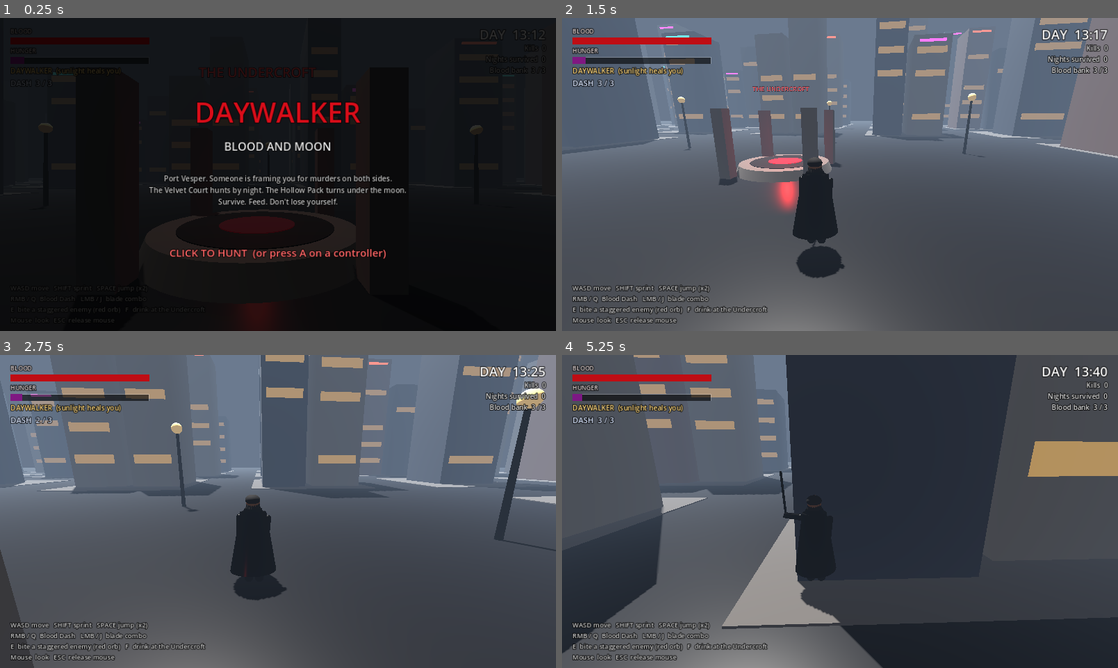
Above: before the commit, frames 1-4 (two rows, left to right).
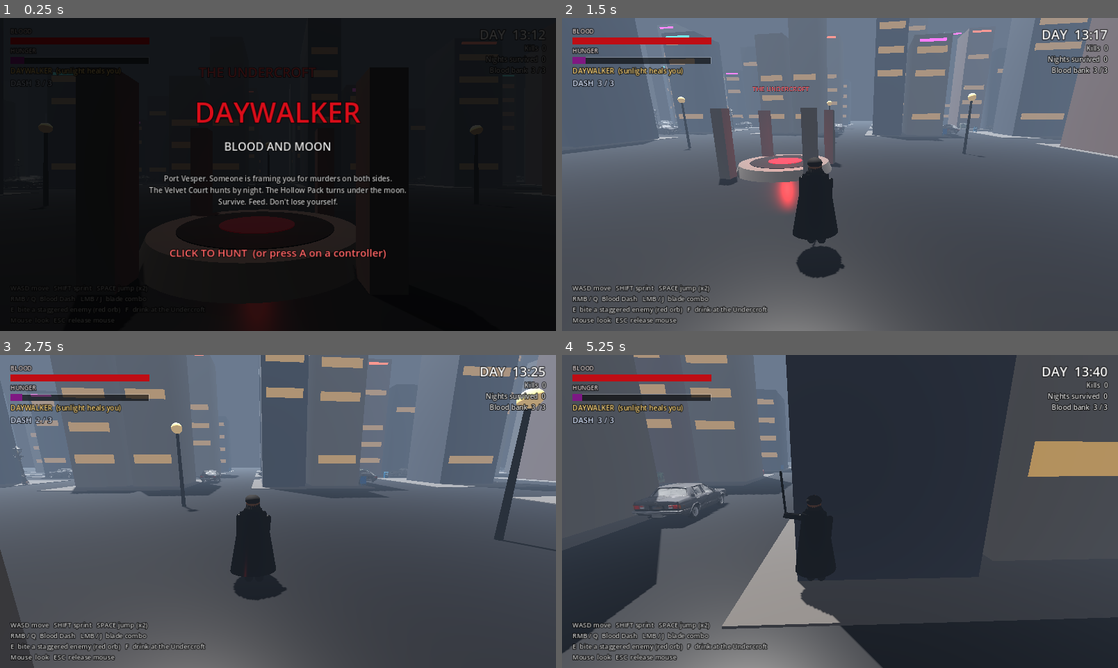
Above: after the commit, the same moments.

Repository: mygoodvibes24/daywalker
Game: Godot game, scene res://scenes/main.tscn
Same seed, same stepped clock (60 frames per second), same inputs: the game is played once before the commit and once after it.
Inputs (mouse positions are in pixels of both pictures, inside the frame that each line leads up to):
- Up to frame 1 (0.25 s): no input
- Up to frame 2 (1.5 s): tap Enter at 0.5 s; move the mouse to (962, 158) at 0.52 s; hold D (move_right) 0.53-1.28 s; hold J (attack) 0.53-1.28 s; click (962, 158) at 0.67 s; tap Space (jump) at 0.77 s; move the mouse to (812, 174) at 1.27 s; hold W (move_forward) from 1.28 s (still down); tap E (bite) at 1.35 s
- Up to frame 3 (2.75 s): keep holding W (move_forward); tap Space (jump) at 1.52 s; move the mouse to (289, 505) at 2.02 s; tap Q (dash) at 2.1 s
- Up to frame 4 (5.25 s): keep holding W (move_forward); move the mouse to (834, 517) at 2.77 s; tap F (drink) at 2.85 s; click (834, 517) at 2.92 s; tap Space (jump) at 3.02, 3.77, 4.52 s; move the mouse to (878, 514) at 3.52 s; hold Shift (sprint) 3.53-4.28 s; move the mouse to (795, 508) at 4.27 s; tap J (attack) at 4.35 s; move the mouse to (845, 511) at 5.02 s; tap E (bite) at 5.1 s; click (845, 511) at 5.17 s

The runs differ from the first frame. In frame 1, less than 0.1% of the frame differs, in the area x 3-5%, y 45-52%; in frame 2, 0.2%; in frame 3, 0.2%; in frame 4, 1.2%, in the area x 12-37%, y 36-56%.

Commit message:
Add generated street props and scatter them through the city
Six text-to-3D props (sedan, dumpster, street lamp, hydrant, news box,
trash pile) in game/assets/props, placed by scripts/props.gd: parked cars
on the kerb, lamps on sidewalk edges, hydrants and news boxes on corners,
dumpsters and trash against building walls. Drawn as MultiMeshes bucketed
into 3x3 culling cells; cars and dumpsters get box colliders on layer 1.

Co-Authored-By: Claude Fable 5.2 <noreply@anthropic.com>
Claude-Session: https://claude.ai/code/session_01RUyHYRzDoEYJZ7JJemQcW9

Diff:
--- a/game/scripts/main.gd
+++ b/game/scripts/main.gd
@@ -5,6 +5,7 @@
 const PlayerScript = preload("res://scripts/player.gd")
 const EnemyScript = preload("res://scripts/enemy.gd")
 const HudScript = preload("res://scripts/hud.gd")
+const PropsScript = preload("res://scripts/props.gd")
 
 const DAY_LENGTH := 240.0 # seconds for one full day/night cycle
 const LAIR_MAX := 3
@@ -46,6 +47,7 @@
 	_build_environment()
 	_build_city()
 	_build_lair()
+	PropsScript.scatter(self, rng)
 	_bake_navigation()
 	enemies_root = Node3D.new()
 	enemies_root.name = "Enemies"
--- /dev/null
+++ b/game/scripts/props.gd
@@ -0,0 +1,451 @@
+extends RefCounted
+## Street props for Port Vesper: parked sedans, dumpsters, cast-iron lamps,
+## hydrants, news boxes and trash piles, scattered around the city blocks.
+##
+## Self-contained: it reads the building colliders that already exist under
+## `parent` (any StaticBody3D with a box/cylinder shape) and places props in the
+## free space around them. Each GLB is loaded once and drawn with one
+## MultiMeshInstance3D per prop mesh (materials kept), so the whole set costs a
+## handful of draw calls instead of hundreds of scene instances.
+
+const DIR := "res://assets/props/"
+const GRID := 20.0
+const HALF_BLOCK := 6.5 # sidewalk squares are 13 x 13 m
+const WALK_Y := 0.06 # sidewalk slab height
+const WORLD := 80.0
+const CELL := 160.0 / 3.0 # 3 x 3 culling cells over the +-80 m city
+
+## size: real-world target for `measure` ("long" = longest horizontal side, "height").
+const SPECS := {
+	"sedan": {"size": 5.2, "measure": "long", "shadow": true},
+	"dumpster": {"size": 1.8, "measure": "long", "shadow": true},
+	"street_lamp": {"size": 4.5, "measure": "height", "shadow": true},
+	"hydrant": {"size": 0.8, "measure": "height", "shadow": false},
+	"news_box": {"size": 1.1, "measure": "height", "shadow": false},
+	"trash_pile": {"size": 1.0, "measure": "long", "shadow": false},
+}
+
+## Keep colliders out of these XZ rects (the smoke test walks Sol onto the
+## sidewalk at x 20..29, z 22) and keep the cathedral plaza clear.
+const NO_COLLIDER_ZONES := [Rect2(12.0, 17.0, 22.0, 10.0)]
+const PLAZA := Rect2(-20.0, -20.0, 40.0, 40.0)
+
+
+static func scatter(parent: Node3D, rng: RandomNumberGenerator) -> void:
+	var props := {}
+	for name in SPECS:
+		var p := _load_prop(name)
+		if not p.is_empty():
+			props[name] = p
+	if props.is_empty():
+		return
+	var root := Node3D.new()
+	root.name = "Props"
+	parent.add_child(root)
+
+	var obstacles := _collect_obstacles(parent) # Array[Rect2] (XZ) of buildings etc.
+	var taken: Array[Rect2] = [] # footprints of props placed so far
+	var placed := {} # name -> Array[Transform3D]
+	for name in props:
+		placed[name] = []
+	var colliders: Array = [] # [Vector3 size, Transform3D]
+
+	var blocks: Array[Vector2] = []
+	for i in range(-4, 4):
+		for j in range(-4, 4):
+			var c := Vector2(i * GRID + GRID * 0.5, j * GRID + GRID * 0.5)
+			if absf(c.x) < GRID and absf(c.y) < GRID:
+				continue # cathedral plaza
+			blocks.append(c)
+
+	for c in blocks:
+		var block_obs := _obstacles_in_block(obstacles, c)
+		# --- parked sedans: only on the +x / +z kerb of each block, so a street
+		# segment never has cars on both sides (>= 4.9 m of open road remains).
+		if props.has("sedan"):
+			for side in [Vector2(1, 0), Vector2(0, 1)]:
+				if rng.randf() > 0.35:
+					continue
+				_try_car(props.sedan, c, side, rng, obstacles, taken, placed.sedan, colliders)
+		# --- one street lamp per block on the sidewalk edge (a row along each +x kerb)
+		if props.has("street_lamp"):
+			var pos := _edge_point(c, Vector2(1, 0), rng.randf_range(-2.5, 2.5), 0.45)
+			if not _try_place(props.street_lamp, pos, 0.0, obstacles, taken, placed.street_lamp, 0.15):
+				_try_place(props.street_lamp, _edge_point(c, Vector2(0, -1), rng.randf_range(-2.5, 2.5), 0.45), 0.0, obstacles, taken, placed.street_lamp, 0.15)
+		# --- hydrant and news box on two random corners
+		var corners := [Vector2(1, 1), Vector2(-1, 1), Vector2(1, -1), Vector2(-1, -1)]
+		_shuffle(corners, rng)
+		if props.has("hydrant") and rng.randf() < 0.45:
+			var k: Vector2 = corners[0]
+			var pos := Vector3(c.x + k.x * (HALF_BLOCK - 1.6), WALK_Y, c.y + k.y * (HALF_BLOCK - 0.5))
+			_try_place(props.hydrant, pos, rng.randf() * TAU, obstacles, taken, placed.hydrant, 0.1)
+		if props.has("news_box") and rng.randf() < 0.4:
+			var k: Vector2 = corners[1]
+			var pos := Vector3(c.x + k.x * (HALF_BLOCK - 0.55), WALK_Y, c.y + k.y * (HALF_BLOCK - 1.8))
+			# face the street it stands beside (x side)
+			var yaw := PI * 0.5 if k.x > 0.0 else -PI * 0.5
+			_try_place(props.news_box, pos, yaw, obstacles, taken, placed.news_box, 0.1)
+		# --- dumpsters and trash against building walls / in the gaps between them
+		if props.has("dumpster") and rng.randf() < 0.55:
+			_try_against_wall(props.dumpster, c, block_obs, rng, obstacles, taken, placed.dumpster, colliders, true)
+		if props.has("trash_pile"):
+			for n in rng.randi_range(0, 2):
+				_try_against_wall(props.trash_pile, c, block_obs, rng, obstacles, taken, placed.trash_pile, colliders, false)
+
+	var lamp_meshes: Array[Mesh] = []
+	for name in props:
+		var used := _build_multimesh(root, name, props[name], placed[name])
+		if name == "street_lamp":
+			lamp_meshes = used
+	_build_colliders(root, colliders)
+	if props.has("street_lamp"):
+		_add_lamp_lights(root, parent, props.street_lamp, placed.street_lamp, lamp_meshes)
+
+
+# ---------------------------------------------------------------- loading
+## Returns {meshes: [[Mesh, Transform3D]], size: Vector3} with the transforms
+## normalised to real-world size, centred on x/z and with the base at y = 0.
+static func _load_prop(name: String) -> Dictionary:
+	var path: String = DIR + name + ".glb"
+	if not ResourceLoader.exists(path):
+		return {}
+	var scene := load(path) as PackedScene
+	if scene == null:
+		return {}
+	var inst := scene.instantiate()
+	var found: Array = []
+	_collect_meshes(inst, Transform3D.IDENTITY, found)
+	inst.free()
+	if found.is_empty():
+		return {}
+	var box := AABB()
+	for k in found.size():
+		var b: AABB = found[k][1] * (found[k][0] as Mesh).get_aabb()
+		box = b if k == 0 else box.merge(b)
+	var spec: Dictionary = SPECS[name]
+	var measure := box.size.y if spec.measure == "height" else maxf(box.size.x, box.size.z)
+	var s: float = spec.size / maxf(measure, 0.0001)
+	var basis := Basis.IDENTITY
+	# the sedan and dumpster read their length along z, so a yaw of 0 points along z
+	if spec.measure == "long" and box.size.x > box.size.z:
+		basis = Basis(Vector3.UP, PI * 0.5)
+	var centre := box.get_center()
+	var norm := Transform3D(basis.scaled(Vector3(s, s, s)), Vector3.ZERO)
+	norm.origin = -(norm.basis * Vector3(centre.x, box.position.y, centre.z))
+	var meshes: Array = []
+	for f in found:
+		meshes.append([f[0], norm * f[1]])
+	var size := (basis * box.size).abs() * s
+	return {"meshes": meshes, "size": size}
+
+
+static func _collect_meshes(n: Node, xf: Transform3D, out: Array) -> void:
+	var t := xf
+	if n is Node3D:
+		t = xf * (n as Node3D).transform
+	if n is MeshInstance3D and (n as MeshInstance3D).mesh != null:
+		var mi := n as MeshInstance3D
+		var mesh: Mesh = mi.mesh
+		# bake per-instance surface overrides into a copy of the mesh
+		var overridden := false
+		for si in mesh.get_surface_count():
+			if mi.get_surface_override_material(si) != null:
+				overridden = true
+		if overridden:
+			mesh = mesh.duplicate()
+			for si in mesh.get_surface_count():
+				var m := mi.get_surface_override_material(si)
+				if m != null:
+					mesh.surface_set_material(si, m)
+		out.append([mesh, t])
+	for c in n.get_children():
+		_collect_meshes(c, t, out)
+
+
+# ---------------------------------------------------------------- obstacles
+static func _collect_obstacles(parent: Node) -> Array[Rect2]:
+	var out: Array[Rect2] = []
+	var stack: Array[Node] = [parent]
+	while not stack.is_empty():
+		var n: Node = stack.pop_back()
+		for c in n.get_children():
+			stack.append(c)
+		if not (n is CollisionShape3D) or not (n.get_parent() is StaticBody3D):
+			continue
+		var cs := n as CollisionShape3D
+		var local := AABB()
+		if cs.shape is BoxShape3D:
+			var sz: Vector3 = (cs.shape as BoxShape3D).size
+			local = AABB(-sz * 0.5, sz)
+		elif cs.shape is CylinderShape3D:
+			var cy := cs.shape as CylinderShape3D
+			local = AABB(Vector3(-cy.radius, -cy.height * 0.5, -cy.radius), Vector3(cy.radius * 2.0, cy.height, cy.radius * 2.0))
+		else:
+			continue
+		var g: AABB = cs.global_transform * local
+		if g.end.y <= 0.05: # the ground slab
+			continue
+		if g.size.x > 100.0 or g.size.z > 100.0: # ground / boundary walls
+			continue
+		out.append(Rect2(g.position.x, g.position.z, g.size.x, g.size.z))
+	return out
+
+
+static func _obstacles_in_block(obstacles: Array[Rect2], c: Vector2) -> Array[Rect2]:
+	var block := Rect2(c - Vector2(HALF_BLOCK, HALF_BLOCK), Vector2(HALF_BLOCK, HALF_BLOCK) * 2.0)
+	var out: Array[Rect2] = []
+	for r in obstacles:
+		if block.has_point(r.get_center()):
+			out.append(r)
+	return out
+
+
+static func _footprint(prop: Dictionary, pos: Vector3, yaw: float, grow: float) -> Rect2:
+	var sz: Vector3 = prop.size
+	var b := Basis(Vector3.UP, yaw)
+	var ext: Vector3 = (b * Vector3(sz.x, 0, sz.z)).abs() * 0.5 + Vector3(grow, 0, grow)
+	# abs() of a rotated vector underestimates the extent off-axis; cover both corners
+	var ext2: Vector3 = (b * Vector3(sz.x, 0, -sz.z)).abs() * 0.5 + Vector3(grow, 0, grow)
+	var ex := maxf(ext.x, ext2.x)
+	var ez := maxf(ext.z, ext2.z)
+	return Rect2(pos.x - ex, pos.z - ez, ex * 2.0, ez * 2.0)
+
+
+static func _is_free(rect: Rect2, obstacles: Array[Rect2], taken: Array[Rect2]) -> bool:
+	if absf(rect.get_center().x) > WORLD or absf(rect.get_center().y) > WORLD:
+		return false
+	for r in obstacles:
+		if r.intersects(rect):
+			return false
+	for r in taken:
+		if r.intersects(rect):
+			return false
+	return true
+
+
+static func _collider_allowed(rect: Rect2) -> bool:
+	for z in NO_COLLIDER_ZONES:
+		if (z as Rect2).intersects(rect):
+			return false
+	return not PLAZA.intersects(rect)
+
+
+# ---------------------------------------------------------------- placement
+static func _edge_point(c: Vector2, side: Vector2, along: float, inset: float) -> Vector3:
+	var d := HALF_BLOCK - inset
+	if side.x != 0.0:
+		return Vector3(c.x + side.x * d, WALK_Y, c.y + along)
+	return Vector3(c.x + along, WALK_Y, c.y + side.y * d)
+
+
+static func _try_place(prop: Dictionary, pos: Vector3, yaw: float, obstacles: Array[Rect2], taken: Array[Rect2], out: Array, grow: float) -> bool:
+	var rect := _footprint(prop, pos, yaw, grow)
+	if not _is_free(rect, obstacles, taken):
+		return false
+	taken.append(rect)
+	out.append(Transform3D(Basis(Vector3.UP, yaw), pos))
+	return true
+
+
+static func _try_car(prop: Dictionary, c: Vector2, side: Vector2, rng: RandomNumberGenerator, obstacles: Array[Rect2], taken: Array[Rect2], out: Array, colliders: Array) -> void:
+	var sz: Vector3 = prop.size # length along z
+	var off := HALF_BLOCK + sz.x * 0.5 + 0.12 # just off the kerb, in the street
+	var along := rng.randf_range(-(HALF_BLOCK - sz.z * 0.5 - 0.3), HALF_BLOCK - sz.z * 0.5 - 0.3)
+	var pos: Vector3
+	var yaw: float
+	if side.x != 0.0: # kerb runs along z
+		pos = Vector3(c.x + off, 0.0, c.y + along)
+		yaw = 0.0 if rng.randf() < 0.5 else PI
+	else: # kerb runs along x
+		pos = Vector3(c.x + along, 0.0, c.y + off)
+		yaw = PI * 0.5 if rng.randf() < 0.5 else -PI * 0.5
+	yaw += rng.randf_range(-0.03, 0.03) # nobody parks perfectly straight
+	var rect := _footprint(prop, pos, yaw, 0.1)
+	if not _collider_allowed(rect) or not _is_free(rect, obstacles, taken):
+		return
+	taken.append(rect)
+	var xf := Transform3D(Basis(Vector3.UP, yaw), pos)
+	out.append(xf)
+	colliders.append([Vector3(sz.x * 0.92, sz.y * 0.85, sz.z * 0.95), xf])
+
+
+## Put a prop flat against a random face of a building in this block, inside the sidewalk.
+static func _try_against_wall(prop: Dictionary, c: Vector2, block_obs: Array[Rect2], rng: RandomNumberGenerator, obstacles: Array[Rect2], taken: Array[Rect2], out: Array, colliders: Array, solid: bool) -> void:
+	if block_obs.is_empty():
+		return
+	var sz: Vector3 = prop.size
+	var block := Rect2(c - Vector2(HALF_BLOCK - 0.2, HALF_BLOCK - 0.2), Vector2(HALF_BLOCK - 0.2, HALF_BLOCK - 0.2) * 2.0)
+	for attempt in 8:
+		var b: Rect2 = block_obs[rng.randi() % block_obs.size()]
+		var face := rng.randi() % 4
+		var pos := Vector3.ZERO
+		var yaw := 0.0
+		var depth := sz.x * 0.5 + 0.06 # long side along the wall, back to it
+		match face:
+			0: # +x face
+				pos = Vector3(b.end.x + depth, WALK_Y, rng.randf_range(b.position.y + sz.z * 0.5, b.end.y - sz.z * 0.5))
+				yaw = 0.0
+			1: # -x face
+				pos = Vector3(b.position.x - depth, WALK_Y, rng.randf_range(b.position.y + sz.z * 0.5, b.end.y - sz.z * 0.5))
+				yaw = PI
+			2: # +z face
+				pos = Vector3(rng.randf_range(b.position.x + sz.z * 0.5, b.end.x - sz.z * 0.5), WALK_Y, b.end.y + depth)
+				yaw = PI * 0.5
+			_: # -z face
+				pos = Vector3(rng.randf_range(b.position.x + sz.z * 0.5, b.end.x - sz.z * 0.5), WALK_Y, b.position.y - depth)
+				yaw = -PI * 0.5
+		if not solid:
+			yaw += rng.randf_range(-0.6, 0.6)
+		var rect := _footprint(prop, pos, yaw, 0.03)
+		if not block.encloses(rect):
+			continue
+		if solid and not _collider_allowed(rect):
+			continue
+		if not _is_free(rect, obstacles, taken):
+			continue
+		taken.append(rect)
+		var xf := Transform3D(Basis(Vector3.UP, yaw), pos)
+		out.append(xf)
+		if solid:
+			colliders.append([Vector3(sz.x * 0.95, sz.y, sz.z * 0.95), xf])
+		return
+
+
+static func _shuffle(a: Array, rng: RandomNumberGenerator) -> void:
+	for i in range(a.size() - 1, 0, -1):
+		var j := rng.randi_range(0, i)
+		var t = a[i]
+		a[i] = a[j]
+		a[j] = t
+
+
+# ---------------------------------------------------------------- building
+## Instances are bucketed into a coarse grid of cells (one MultiMeshInstance3D
+## per prop mesh per cell) so off-screen cells are frustum-culled and distant
+## cells drop to the importer's lower LODs instead of drawing every triangle.
+static func _build_multimesh(root: Node3D, name: String, prop: Dictionary, xforms: Array) -> Array[Mesh]:
+	var used: Array[Mesh] = []
+	if xforms.is_empty():
+		return used
+	var spec: Dictionary = SPECS[name]
+	var buckets := {}
+	for xf in xforms:
+		var o: Vector3 = (xf as Transform3D).origin
+		var key := Vector2i(clampi(int(floor((o.x + WORLD) / CELL)), 0, 2), clampi(int(floor((o.z + WORLD) / CELL)), 0, 2))
+		if not buckets.has(key):
+			buckets[key] = []
+		buckets[key].append(xf)
+	for entry in prop.meshes:
+		var mesh: Mesh = entry[0]
+		var local: Transform3D = entry[1]
+		if name == "street_lamp":
+			mesh = _glowing_lamp_mesh(mesh)
+		used.append(mesh)
+		for key in buckets:
+			var list: Array = buckets[key]
+			var mm := MultiMesh.new()
+			mm.transform_format = MultiMesh.TRANSFORM_3D
+			mm.mesh = mesh
+			mm.instance_count = list.size()
+			for k in list.size():
+				mm.set_instance_transform(k, (list[k] as Transform3D) * local)
+			var mmi := MultiMeshInstance3D.new()
+			mmi.name = "%s_%d_%d" % [name.to_pascal_case(), key.x, key.y]
+			mmi.multimesh = mm
+			mmi.cast_shadow = GeometryInstance3D.SHADOW_CASTING_SETTING_ON if spec.shadow else GeometryInstance3D.SHADOW_CASTING_SETTING_OFF
+			if not spec.shadow: # small props vanish into the fog long before the far cells
+				mmi.visibility_range_end = 75.0
+				mmi.visibility_range_end_margin = 5.0
+			root.add_child(mmi)
+	return used
+
+
+## The lamp's lantern glass is the brightest part of its texture, so use the
+## albedo texture as an emission mask: dark iron stays dark, the glass glows.
+static func _glowing_lamp_mesh(src: Mesh) -> Mesh:
+	var mesh: Mesh = src.duplicate()
+	for si in mesh.get_surface_count():
+		var m := mesh.surface_get_material(si) as BaseMaterial3D
+		if m == null:
+			continue
+		m = m.duplicate()
+		m.emission_enabled = true
+		m.emission = Color(1.0, 0.72, 0.4)
+		m.emission_operator = BaseMaterial3D.EMISSION_OP_MULTIPLY
+		m.emission_texture = m.albedo_texture
+		m.emission_energy_multiplier = 0.0
+		mesh.surface_set_material(si, m)
+	return mesh
+
+
+static func _build_colliders(root: Node3D, colliders: Array) -> void:
+	if colliders.is_empty():
+		return
+	var body := StaticBody3D.new()
+	body.name = "PropColliders"
+	body.collision_layer = 1
+	body.collision_mask = 0
+	root.add_child(body)
+	for c in colliders:
+		var size: Vector3 = c[0]
+		var xf: Transform3D = c[1]
+		var shape := BoxShape3D.new()
+		shape.size = size
+		var cs := CollisionShape3D.new()
+		cs.shape = shape
+		cs.transform = Transform3D(xf.basis, xf.origin + Vector3(0, size.y * 0.5, 0))
+		body.add_child(cs)
+
+
+## A real light on the few lamps nearest the plaza; the rest only glow.
+static func _add_lamp_lights(root: Node3D, parent: Node3D, prop: Dictionary, xforms: Array, meshes: Array[Mesh]) -> void:
+	var sorted := xforms.duplicate()
+	sorted.sort_custom(func(a: Transform3D, b: Transform3D) -> bool: return a.origin.length() < b.origin.length())
+	var lights: Array[OmniLight3D] = []
+	var head_y: float = (prop.size as Vector3).y - 0.5
+	for k in mini(3, sorted.size()):
+		var l := OmniLight3D.new()
+		l.position = (sorted[k] as Transform3D).origin + Vector3(0, head_y, 0)
+		l.omni_range = 11.0
+		l.light_color = Color(1.0, 0.72, 0.42)
+		l.shadow_enabled = false
+		root.add_child(l)
+		lights.append(l)
+	var mats: Array[BaseMaterial3D] = []
+	for mesh in meshes:
+		for si in mesh.get_surface_count():
+			var m := mesh.surface_get_material(si) as BaseMaterial3D
+			if m != null:
+				mats.append(m)
+	var driver := LampDriver.new()
+	driver.world = parent
+	driver.lights = lights
+	driver.mats = mats
+	root.add_child(driver)
+
+
+## Follows the day/night cycle of the world node (if it has `daylight()`).
+class LampDriver extends Node:
+	var world: Node
+	var lights: Array[OmniLight3D] = []
+	var mats: Array[BaseMaterial3D] = []
+	var last := -1.0
+
+	func _ready() -> void:
+		_apply()
+
+	func _process(_delta: float) -> void:
+		_apply()
+
+	func _apply() -> void:
+		var night := 1.0
+		if world != null and world.has_method("daylight"):
+			night = 1.0 - clampf(float(world.call("daylight")) * 2.0, 0.0, 1.0)
+		if absf(night - last) < 0.01:
+			return
+		last = night
+		for m in mats:
+			m.emission_energy_multiplier = night * 3.0
+		for l in lights:
+			l.light_energy = night * 1.8
+			l.visible = night > 0.02
Binary file added: game/assets/props/dumpster.glb
Not shown, added: game/assets/props/dumpster.glb.import
Binary file added: game/assets/props/dumpster_Color_09450469-8886-4346-9ece-2f4f6c4220cc.jpg
Not shown, added: game/assets/props/dumpster_Color_09450469-8886-4346-9ece-2f4f6c4220cc.jpg.import
Binary file added: game/assets/props/dumpster_NormalGL_09450469-8886-4346-9ece-2f4f6c4220cc.png
Not shown, added: game/assets/props/dumpster_NormalGL_09450469-8886-4346-9ece-2f4f6c4220cc.png.import
Binary file added: game/assets/props/dumpster_ORM_09450469-8886-4346-9ece-2f4f6c4220cc.jpg
Not shown, added: game/assets/props/dumpster_ORM_09450469-8886-4346-9ece-2f4f6c4220cc.jpg.import
Binary file added: game/assets/props/hydrant.glb
Not shown, added: game/assets/props/hydrant.glb.import
Binary file added: game/assets/props/hydrant_Color_ccf7286f-7b7a-4f92-9151-c6cbf1740a62.jpg
Not shown, added: game/assets/props/hydrant_Color_ccf7286f-7b7a-4f92-9151-c6cbf1740a62.jpg.import
(and 37 more such lines)
